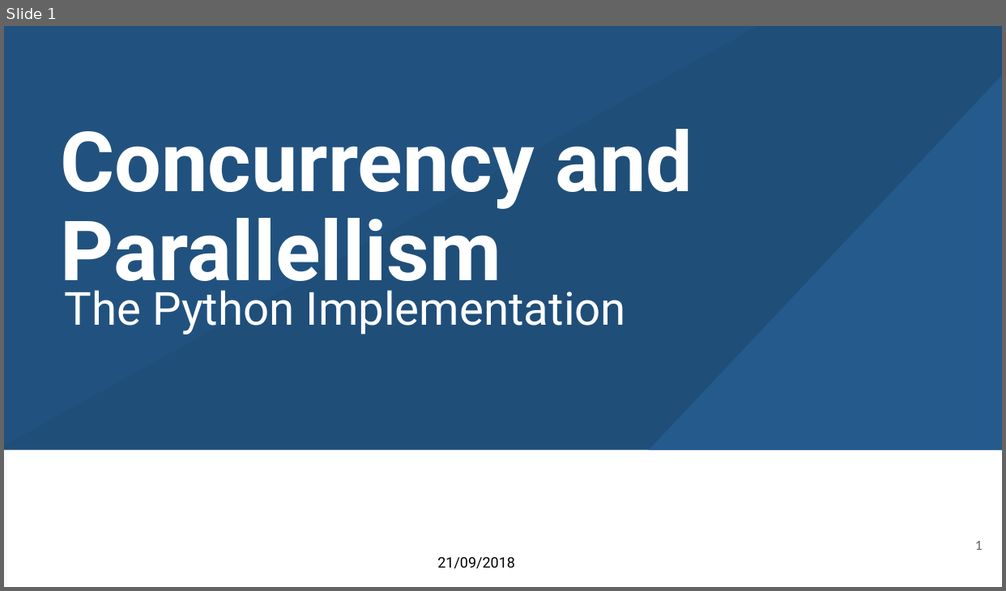
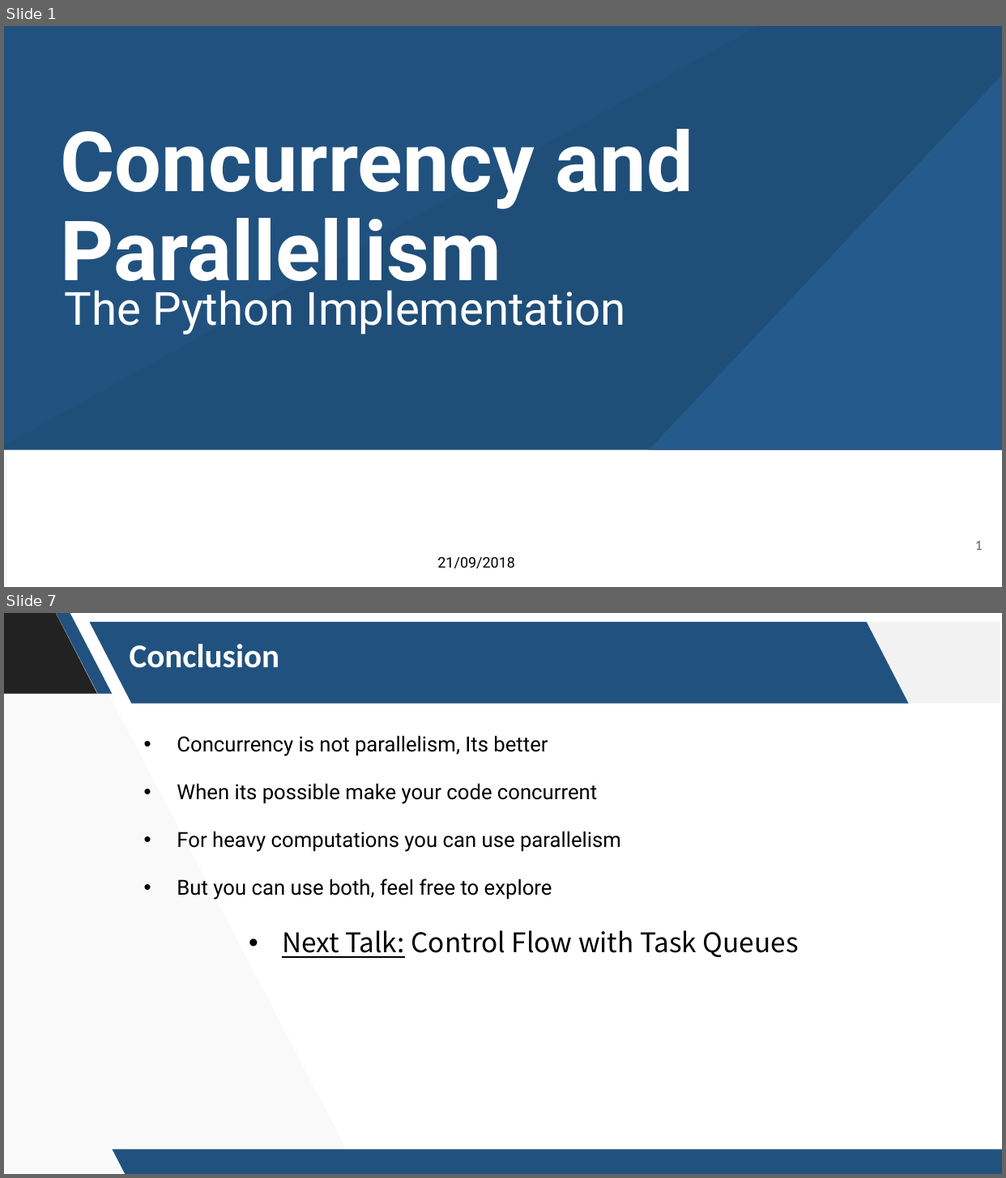
Before and after one commit to MeNsaaH/python-parallelism-concurrency-talk, a slide deck: Presentation.pptx. Shown one above the other, each under a label of ours: slide 1 before the commit, slides 1 and 7 after it; the slides between them are not shown. The pictures are 1006x591 and 1006x1178 pixels, drawn with LibreOffice and Linux fonts; fonts in the diff are those of the drawing; background and template pictures are left out. Boxes give left, top, right and bottom in pixels: in the first picture for what was removed or moved away, otherwise in the second. Text is boxed around its words. In the diff, an @@ line names an element or a change of style, - is before the commit and + after.

```diff
--- a/Presentation.pptx
+++ b/Presentation.pptx
@@ slide 7 added at (x1=4, y1=613, x2=1002, y2=1174), background #FFFFFF; not listed: 3 template elements that a slide beside it also shows @@
@@ parallelogram added at (x1=56, y1=613, x2=112, y2=694), fill #21527F @@
@@ parallelogram added at (x1=89, y1=622, x2=908, y2=704), fill #21527F @@
@@ freeform shape added at (x1=867, y1=622, x2=1000, y2=704), fill #F2F2F2 @@
@@ text added at (x1=130, y1=644, x2=280, y2=668), 32 pt, text #FFFFFF, bold @@
+Conclusion
@@ text added at (x1=177, y1=735, x2=799, y2=958), 20 pt, text #000000 @@
+• Concurrency is not parallelism, Its better
+• When its possible make your code concurrent
+• For heavy computations you can use parallelism
+• But you can use both, feel free to explore
+• Next Talk: Control Flow with Task Queues
```
Also in this commit, not shown: 1 slide changed.
